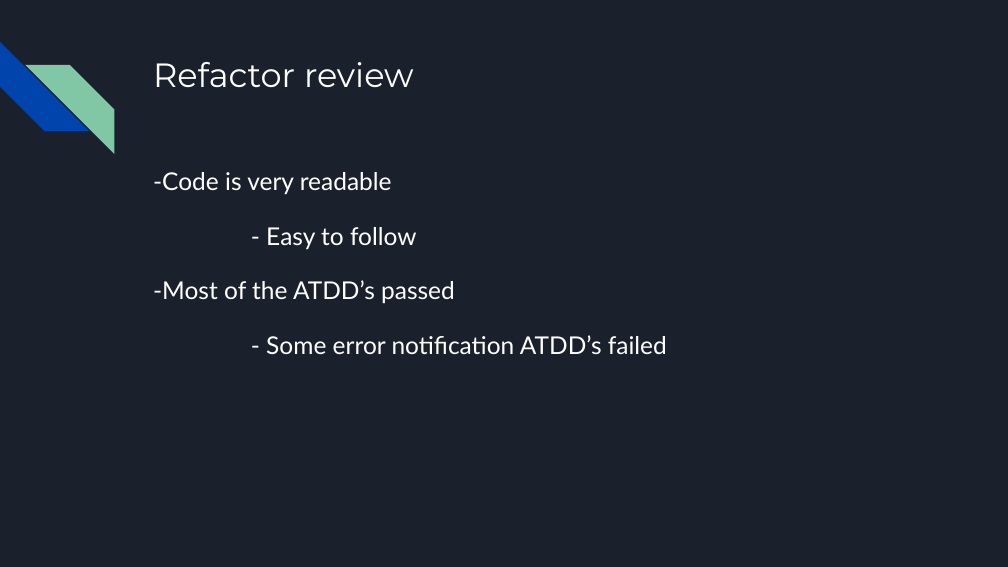
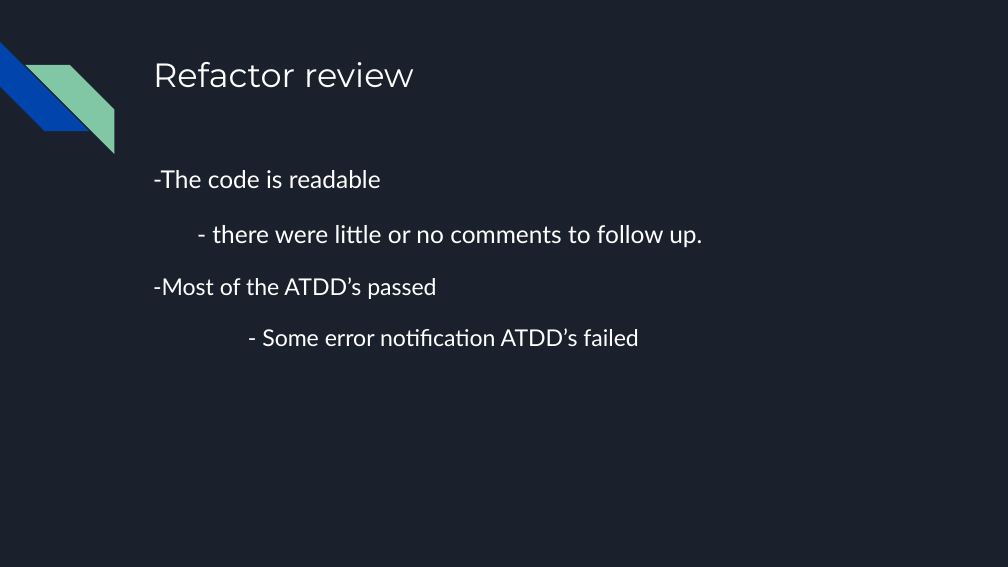
Before and after one commit to jaywmdenesik/ENSE-470-Group-Project, a slide deck: slide 11 of Milestone 7/ENSE 470, Milestone 7.pptx. Drawn at 1008x567 pixels with LibreOffice and Linux fonts; fonts in the diff are those of the drawing. Boxes give left, top, right and bottom in pixels: in the first picture for what was removed or moved away, otherwise in the second. Text is boxed around its words. In the diff, an @@ line names an element or a change of style, - is before the commit and + after.

```diff
--- a/Milestone 7/ENSE 470, Milestone 7.pptx
+++ b/Milestone 7/ENSE 470, Milestone 7.pptx
@@ text at box(153, 170, 702, 248): text changed @@
--Code is very readable
-- Easy to follow
+-The code is readable
+- there were little or no comments to follow up.
@@ text at box(153, 277, 638, 346): size 17.5 to 16.5 pt in "-Most of the ATDD’s passed", "- Some error notification ATDD’s failed"; less space between paragraphs @@
```
Also in this commit, not shown: 2 other slides changed, 1 slide removed.
